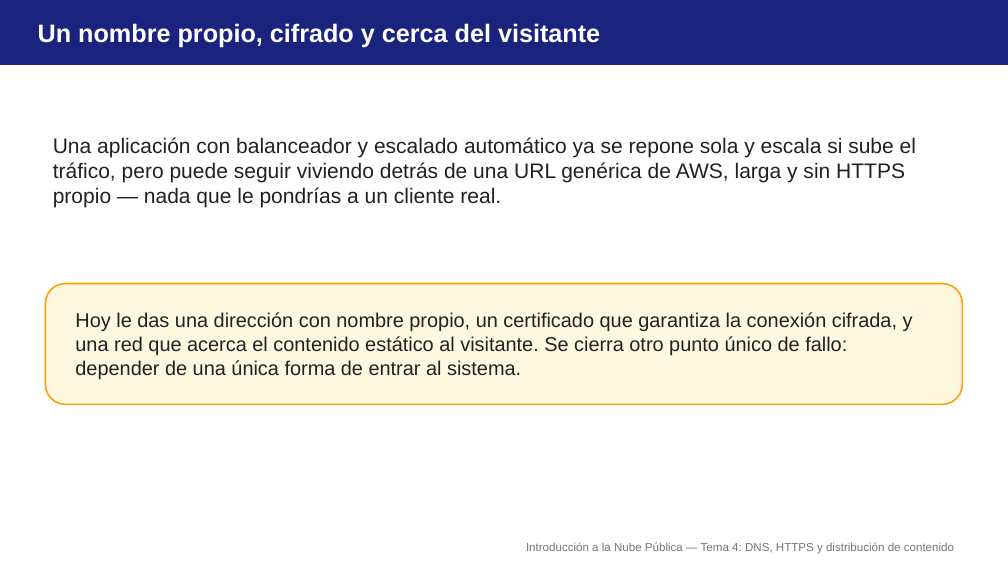
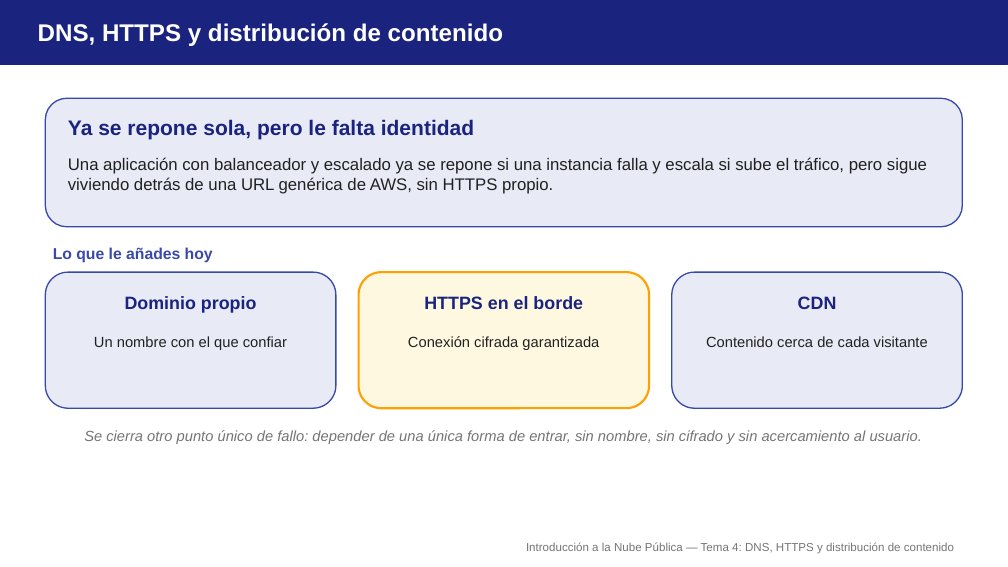
Before and after one commit to aitorventura/introduccion-nube, a slide deck: slide 2 of docs/tema4/diapositivas/dns-https-cdn.pptx. Drawn at 1008x567 pixels with LibreOffice and Linux fonts; fonts in the diff are those of the drawing. Boxes give left, top, right and bottom in pixels: in the first picture for what was removed or moved away, otherwise in the second. Text is boxed around its words. In the diff, an @@ line names an element or a change of style, - is before the commit and + after.

Commit message:
Rehace visualmente las diapositivas de Temas 1 a 5
Reconstruye los decks de primer-contacto-aws, vpc-diseno, seguridad-red,
maquinas-virtuales, almacenamiento, bases-datos-gestionadas,
arquitectura-completa, alta-disponibilidad-escalado, dns-https-cdn,
monitorizacion-operacion, iam-aplicado y economia-nube con tarjetas,
tablas y diagramas nativos en vez de listados de texto, revisadas a
90dpi para descartar solapamientos.

```diff
--- a/docs/tema4/diapositivas/dns-https-cdn.pptx
+++ b/docs/tema4/diapositivas/dns-https-cdn.pptx
@@ text at <box>38,23,503,46</box>: text changed; size 24 to 23 pt @@
-Un nombre propio, cifrado y cerca del visitante
+DNS, HTTPS y distribución de contenido
@@ rounded rectangle added at <box>45,98,963,227</box>, fill #E8EAF6, outline #3949AB 1.25 pt @@
@@ text added at <box>68,119,474,139</box>, 20 pt, text #1A237E, bold @@
+Ya se repone sola, pero le falta identidad
@@ text at <box>68,157,927,194</box>: text changed; size 20 to 16 pt @@
-Una aplicación con balanceador y escalado automático ya se repone sola y escala si sube el tráfico, pero puede seguir viviendo detrás de una URL genérica de AWS, larga y sin HTTPS propio — nada que le pondrías a un cliente real.
+Una aplicación con balanceador y escalado ya se repone si una instancia falla y escala si sube el tráfico, pero sigue viviendo detrás de una URL genérica de AWS, sin HTTPS propio.
@@ text added at <box>53,247,213,263</box>, 15 pt, text #3949AB, bold @@
+Lo que le añades hoy
@@ rounded rectangle added at <box>45,272,336,408</box>, fill #E8EAF6, outline #3949AB 1.25 pt @@
@@ text added at <box>125,296,257,313</box>, 17 pt, text #1A237E, bold @@
+Dominio propio
@@ rounded rectangle: place and size @@
-rounded rectangle at <box>45,284,963,405</box>
+rounded rectangle at <box>358,272,649,408</box>
@@ rounded rectangle at <box>358,272,649,408</box>: outline #FFA000 1.5 pt to #FFA000 2 pt @@
@@ text added at <box>424,296,583,309</box>, 17 pt, text #1A237E, bold @@
+HTTPS en el borde
@@ rounded rectangle added at <box>672,272,963,408</box>, fill #E8EAF6, outline #3949AB 1.25 pt @@
@@ text added at <box>798,296,837,309</box>, 17 pt, text #1A237E, bold @@
+CDN
@@ text removed at <box>75,312,913,379</box> @@
-Hoy le das una dirección con nombre propio, un certificado que garantiza la conexión cifrada, y una red que acerca el contenido estático al visitante. Se cierra otro punto único de fallo: depender de una única forma de entrar al sistema.
@@ text added at <box>94,336,287,350</box>, 14 pt, text #212121 @@
+Un nombre con el que confiar
@@ text added at <box>408,336,599,350</box>, 14 pt, text #212121 @@
+Conexión cifrada garantizada
@@ text added at <box>706,336,928,347</box>, 14 pt, text #212121 @@
+Contenido cerca de cada visitante
@@ text added at <box>84,430,922,444</box>, 14 pt, text #757575, italic @@
+Se cierra otro punto único de fallo: depender de una única forma de entrar, sin nombre, sin cifrado y sin acercamiento al usuario.
```
Also in this commit, not shown: 12 other slides changed, 1 slide removed, 23 other files.
